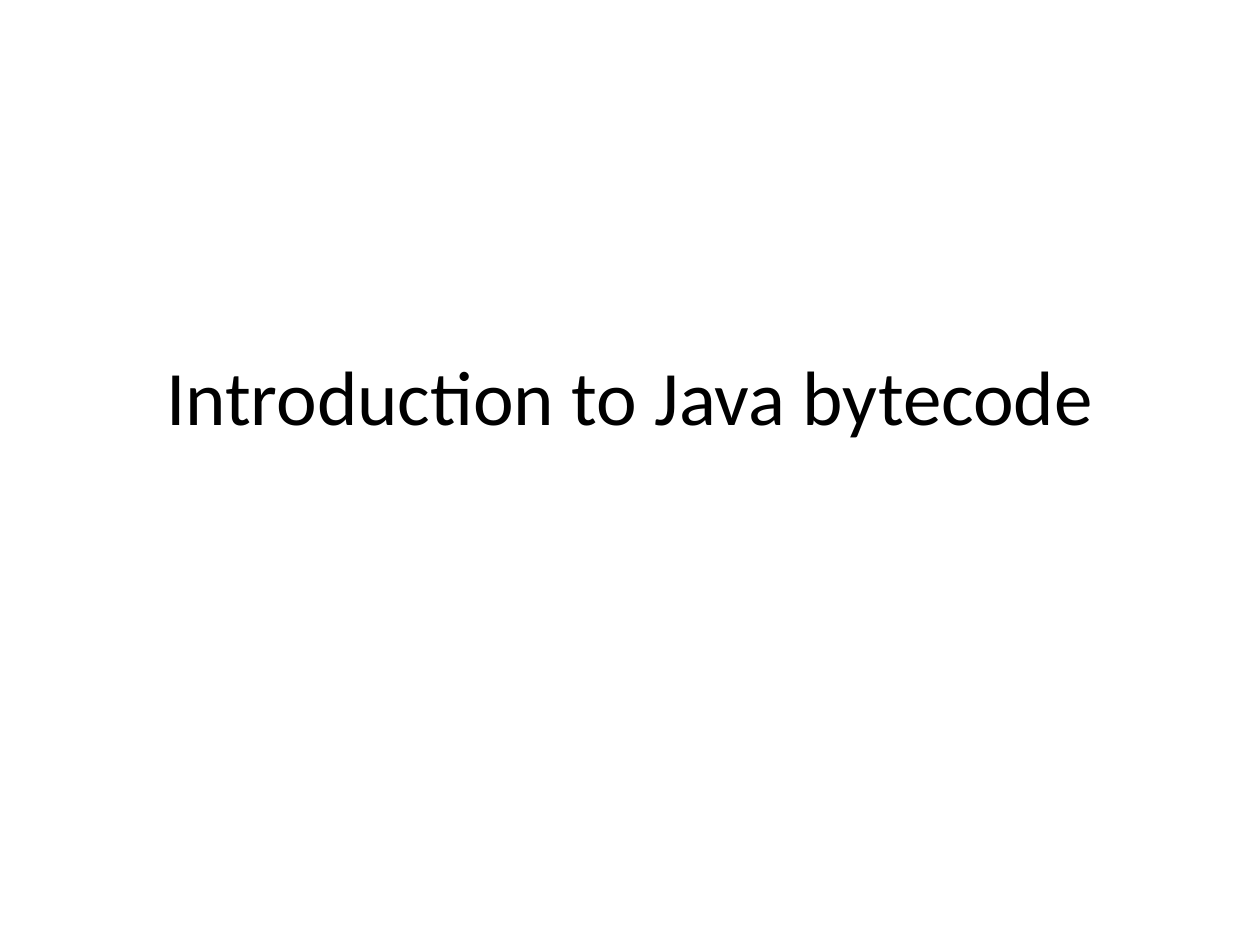
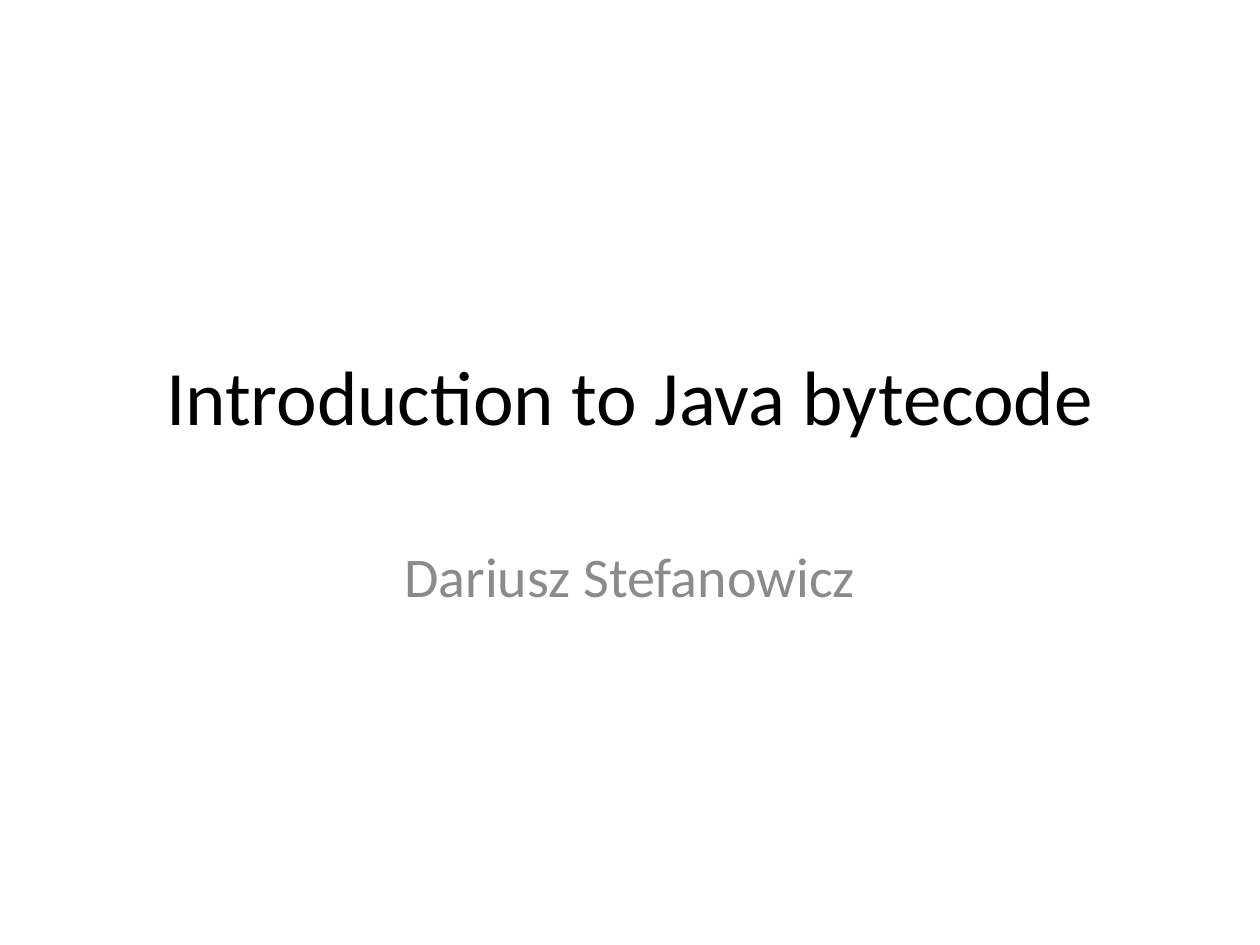
Before and after one commit to sdarioo/presentations, a slide deck: slide 1 of java_bytecode/bytecode.pptx. Drawn at 1260x945 pixels with LibreOffice and Linux fonts; fonts in the diff are those of the drawing. Boxes give left, top, right and bottom in pixels: in the first picture for what was removed or moved away, otherwise in the second. Text is boxed around its words. In the diff, an @@ line names an element or a change of style, - is before the commit and + after.

```diff
--- a/java_bytecode/bytecode.pptx
+++ b/java_bytecode/bytecode.pptx
@@ subtitle added at [404, 558, 856, 598], 32 pt, text #8C8C8C @@
+Dariusz Stefanowicz
```
Also in this commit, not shown: 4 other slides changed, 7 other files.
